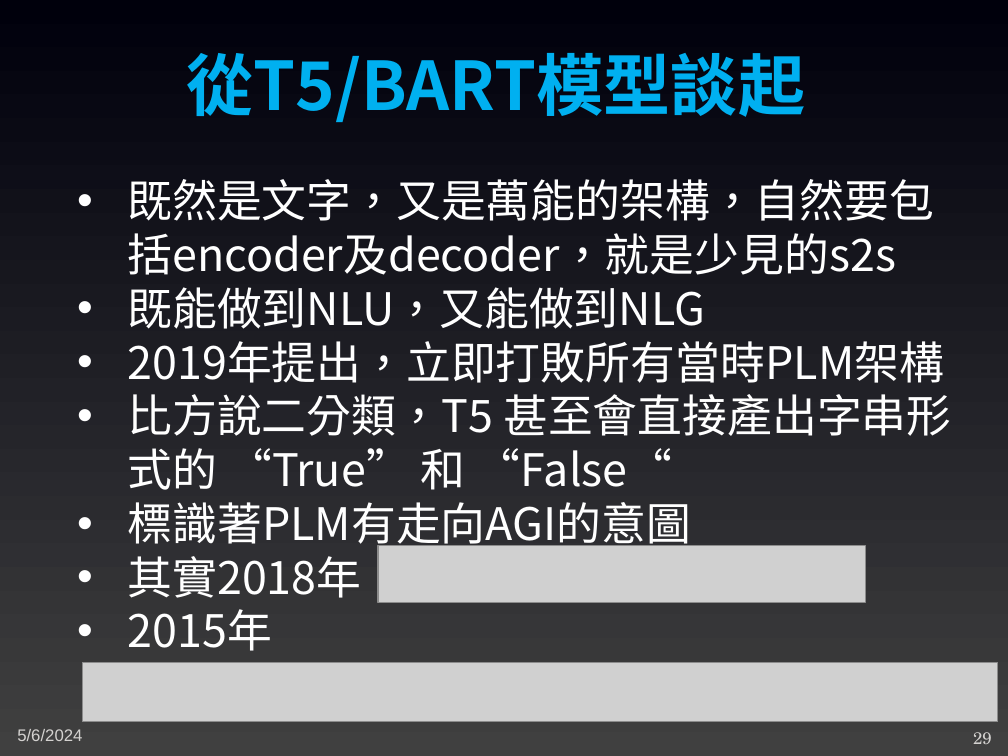
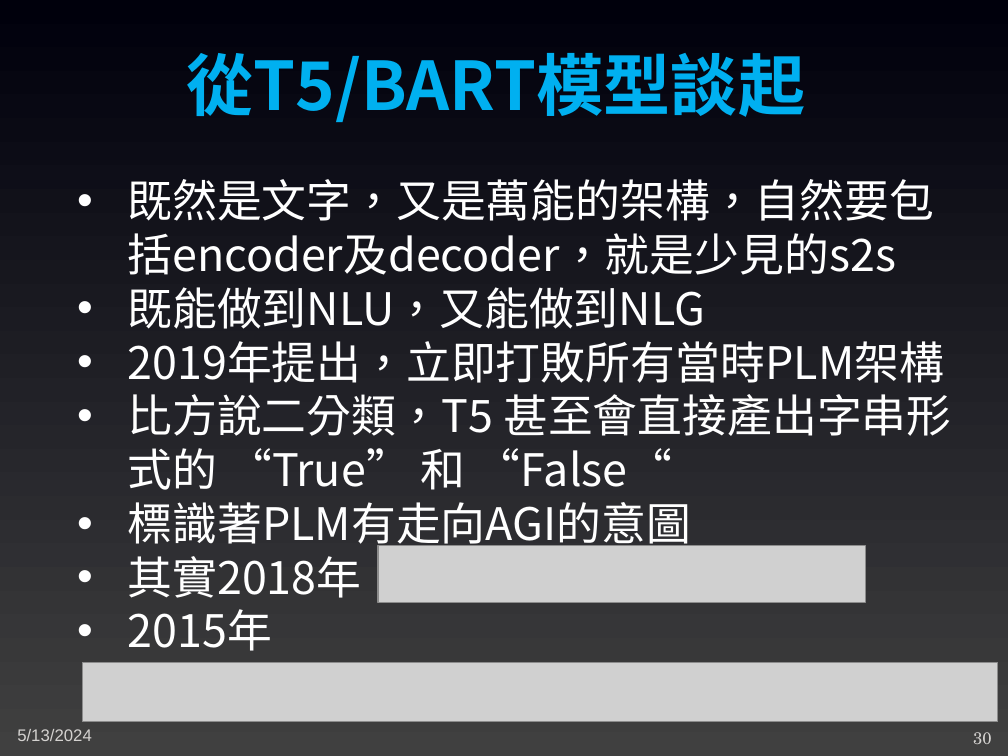
Before and after one commit to joshhu/mustllm2024basic, a slide deck: slide 30 of Slides/04：語言模型的演進/14：大型語言模型的進化.pptx (slide 29 before the commit). Drawn at 1008x756 pixels with LibreOffice and Linux fonts; fonts in the diff are those of the drawing; grey boxes stand for pictures. Boxes give left, top, right and bottom in pixels: in the first picture for what was removed or moved away, otherwise in the second. Text is boxed around its words. In the diff, an @@ line names an element or a change of style, - is before the commit and + after.

```diff
--- a/Slides/04：語言模型的演進/14：大型語言模型的進化.pptx
+++ b/Slides/04：語言模型的演進/14：大型語言模型的進化.pptx
@@ text at (17,729,92,741): text changed @@
-5/6/2024
+5/13/2024
@@ page number at (973,732,992,744): text changed @@
-29
+30
```
Also in this commit, not shown: 24 other slides changed, 1 slide added.
